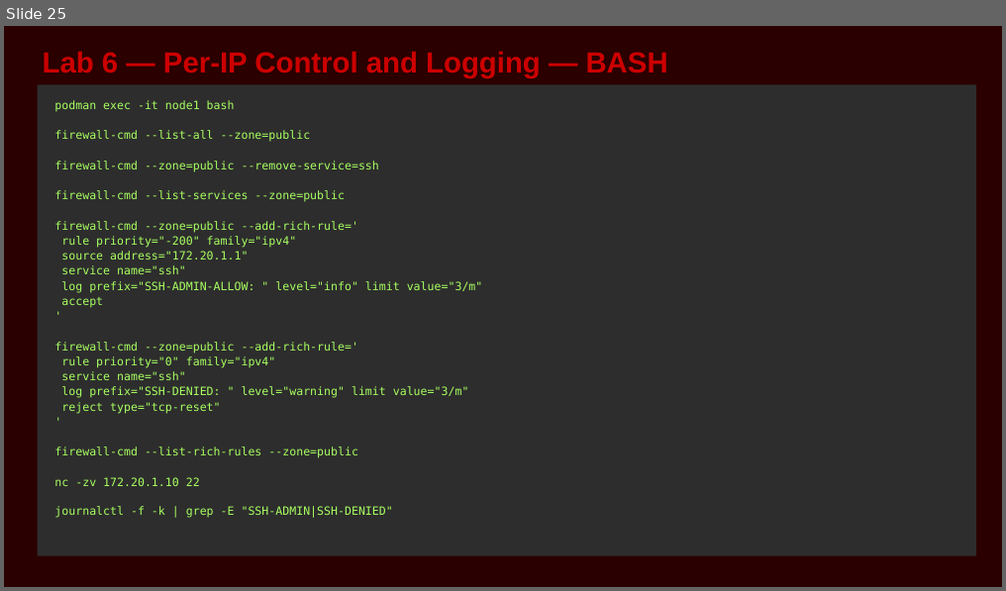
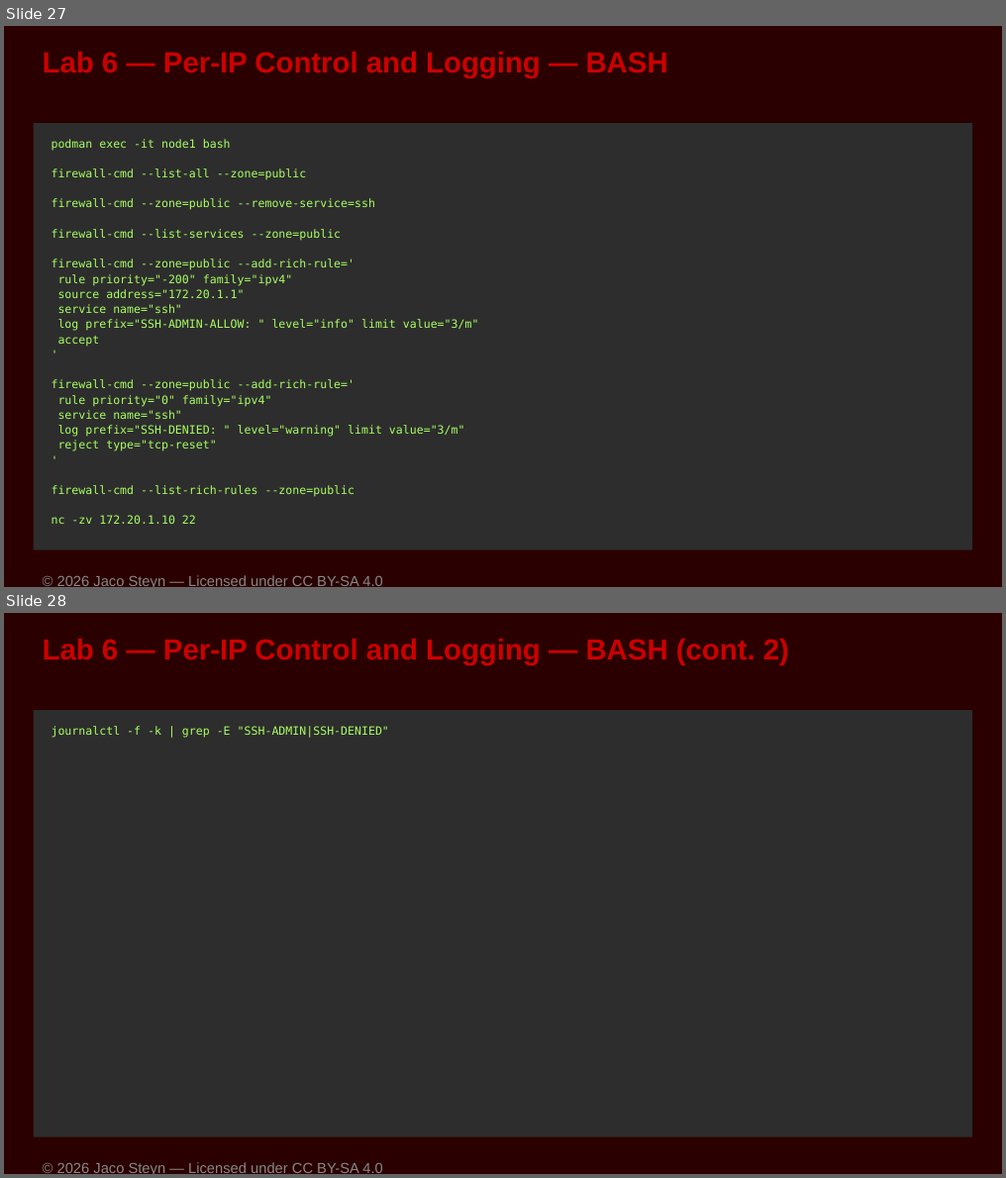
Before and after one commit to UncleJS/course_firewalld, a slide deck: slides/06-rich-rules.odp. Shown one above the other, each under a label of ours: slide 25 before the commit, slides 27 and 28 after it. The pictures are 1006x591 and 1006x1178 pixels, drawn with LibreOffice and Linux fonts; fonts in the diff are those of the drawing. Boxes give left, top, right and bottom in pixels: in the first picture for what was removed or moved away, otherwise in the second. Text is boxed around its words. In the diff, an @@ line names an element or a change of style, - is before the commit and + after.

```diff
--- a/slides/06-rich-rules.odp
+++ b/slides/06-rich-rules.odp
@@ slide 28 added at [4,613,1002,1174], background #2A0000 @@
@@ text added at [43,638,789,665], 28 pt, text #CC0000, bold @@
+Lab 6 — Per-IP Control and Logging — BASH (cont. 2)
@@ rectangle added at [33,710,972,1138], fill #2D2D2D, 11 pt, text #A8FF60 @@
+journalctl -f -k | grep -E "SSH-ADMIN|SSH-DENIED"
@@ text added at [57,1162,382,1174], 14 pt, text #888888 @@
+© 2026 Jaco Steyn — Licensed under CC BY-SA 4.0
@@ what was slide 25 is now slide 27 @@
@@ slide 27 changed as well @@
@@ rectangle "podman exec -it node1 bash ...": place and size @@
-rectangle "podman exec -it node1 bash ..." at [37,85,976,557]
+rectangle "podman exec -it node1 bash ..." at [33,123,972,551]
@@ text in rectangle at [54,506,393,518]: paragraph removed @@
-journalctl -f -k | grep -E "SSH-ADMIN|SSH-DENIED"
@@ text added at [57,575,382,587], 14 pt, text #888888 @@
+© 2026 Jaco Steyn — Licensed under CC BY-SA 4.0
```
Also in this commit, not shown: 26 other slides changed, 2 other slides added, 33 other files.
